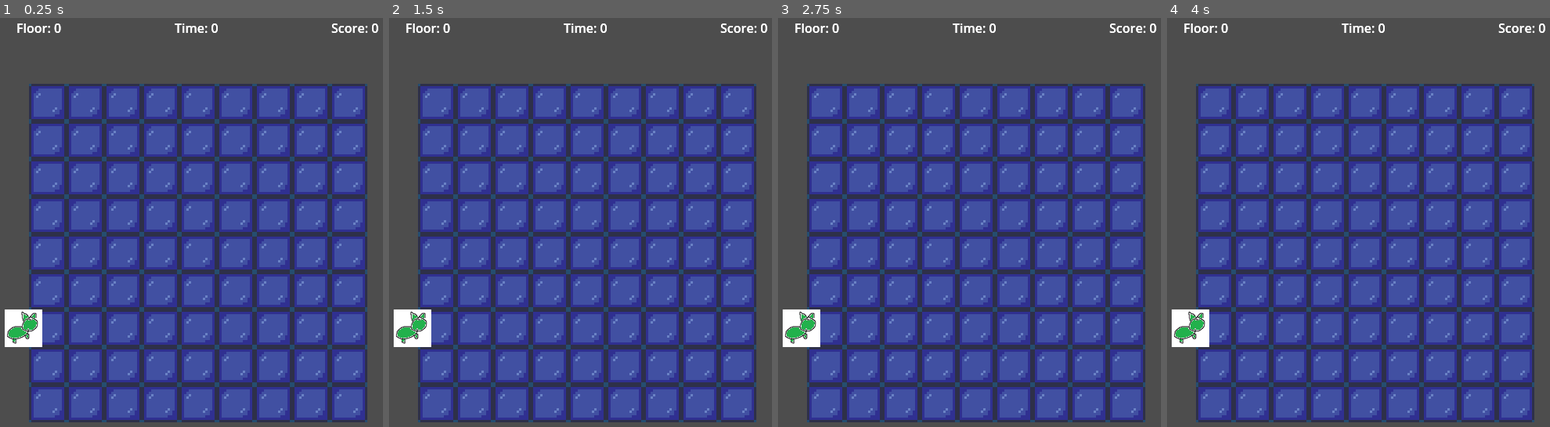
Above: before the commit, frames 1-4 (left to right).
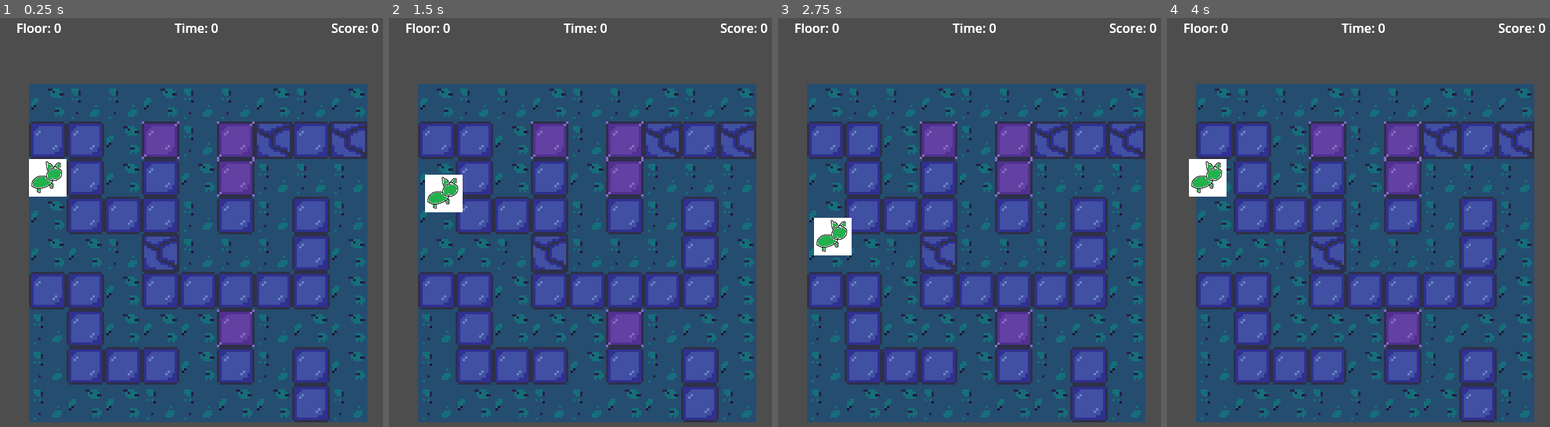
Above: after the commit, the same moments.

Repository: mojius/Mini-Jam-185
Game: Godot game, scene res://scenes/game.tscn
Same seed, same stepped clock (60 frames per second), same inputs: the game is played once before the commit and once after it.
Inputs:
- Up to frame 1 (0.25 s): no input
- Up to frame 2 (1.5 s): tap Enter at 0.5 s; hold Right (ui_right) 0.53-1.28 s; tap Space at 1.25 s; hold Down (ui_down) from 1.28 s (still down)
- Up to frame 3 (2.75 s): release Down (ui_down) at 2.03 s; hold Right (ui_right) from 2.03 s (still down)
- Up to frame 4 (4 s): tap Enter at 2.75 s; release Right (ui_right) at 2.78 s; hold Up (ui_up) 2.78-3.53 s; hold Left (ui_left) from 3.53 s (still down)

The runs differ from the first frame. In frame 1, 48% of the frame differs, in the area x 1-96%, y 16-99%; in frame 2, 48%; in frame 3, 48%; in frame 4, 48%.

Commit message:
Small but important tilemap changes

Diff:
--- a/scenes/game.tscn
+++ b/scenes/game.tscn
@@ -23,8 +23,8 @@
 floor_tile_1 = Vector2i(4, 0)
 floor_tile_2 = Vector2i(5, 0)
 wall_tile_2 = Vector2i(1, 0)
-cracked_tile_1 = Vector2i(3, 0)
-cracked_tile_2 = Vector2i(4, 0)
+cracked_tile_1 = Vector2i(2, 0)
+cracked_tile_2 = Vector2i(3, 0)
 
 [node name="Camera2D" type="Camera2D" parent="RandomlyGeneratedMap"]
 position = Vector2(72, 72)
--- a/scripts/randomly_generated_map.gd
+++ b/scripts/randomly_generated_map.gd
@@ -7,23 +7,27 @@
 @export var floor_tile_1: Vector2i
 @export var floor_tile_2: Vector2i
 
-var floor_tiles: Array[Vector2i] = [floor_tile_1, floor_tile_2]
+@onready var floor_tiles: Array[Vector2i] = [floor_tile_1, floor_tile_2]
 
 @export var wall_tile_1: Vector2i
 @export var wall_tile_2: Vector2i
 
 
-var wall_tiles: Array[Vector2i] = [wall_tile_1, wall_tile_2]
+@onready var wall_tiles: Array[Vector2i] = [wall_tile_1, wall_tile_2]
 
 @export var cracked_tile_1: Vector2i
 @export var cracked_tile_2: Vector2i
 
-var cracked_tiles: Array[Vector2i] = [cracked_tile_1, cracked_tile_2]
+@onready var cracked_tiles: Array[Vector2i] = [cracked_tile_1, cracked_tile_2]
 
 func _ready() -> void:
     generate()
 
 func generate():
+
+    for i in range(1,20):
+        set_cell(get_used_cells().pick_random(), atlas_id, wall_tile_2)
+
 
     var stack: Array[Vector2i]
     var visited: Dictionary[Vector2i, bool]
--- a/sprites/environment-tiles.tres
+++ b/sprites/environment-tiles.tres
@@ -8,6 +8,7 @@
 0:0/0/physics_layer_0/polygon_0/points = PackedVector2Array(-8, -8, 8, -8, 8, 8, -8, 8)
 1:0/0 = 0
 1:0/0/physics_layer_0/polygon_0/points = PackedVector2Array(-8, -8, 8, -8, 8, 8, -8, 8)
+2:0/next_alternative_id = 2
 2:0/0 = 0
 2:0/0/physics_layer_0/polygon_0/points = PackedVector2Array(-8, -8, 8, -8, 8, 8, -8, 8)
 3:0/0 = 0
Not shown, added: sprites/kitty hit l.png.import
Not shown, added: sprites/kitty hit r.png.import
Not shown, added: sprites/kitty standing l d.png.import
Not shown, added: sprites/kitty standing l u.png.import
Not shown, added: sprites/kitty standing r d.png.import
Not shown, added: sprites/kitty standing r u.png.import
Not shown, added: sprites/kitty step l d 1.png.import
Not shown, added: sprites/kitty step l d 2.png.import
Not shown, added: sprites/kitty step l u 1.png.import
Not shown, added: sprites/kitty step l u 2.png.import
Not shown, added: sprites/kitty step r d 1.png.import
Not shown, added: sprites/kitty step r d 2.png.import
(and 2 more such lines)
